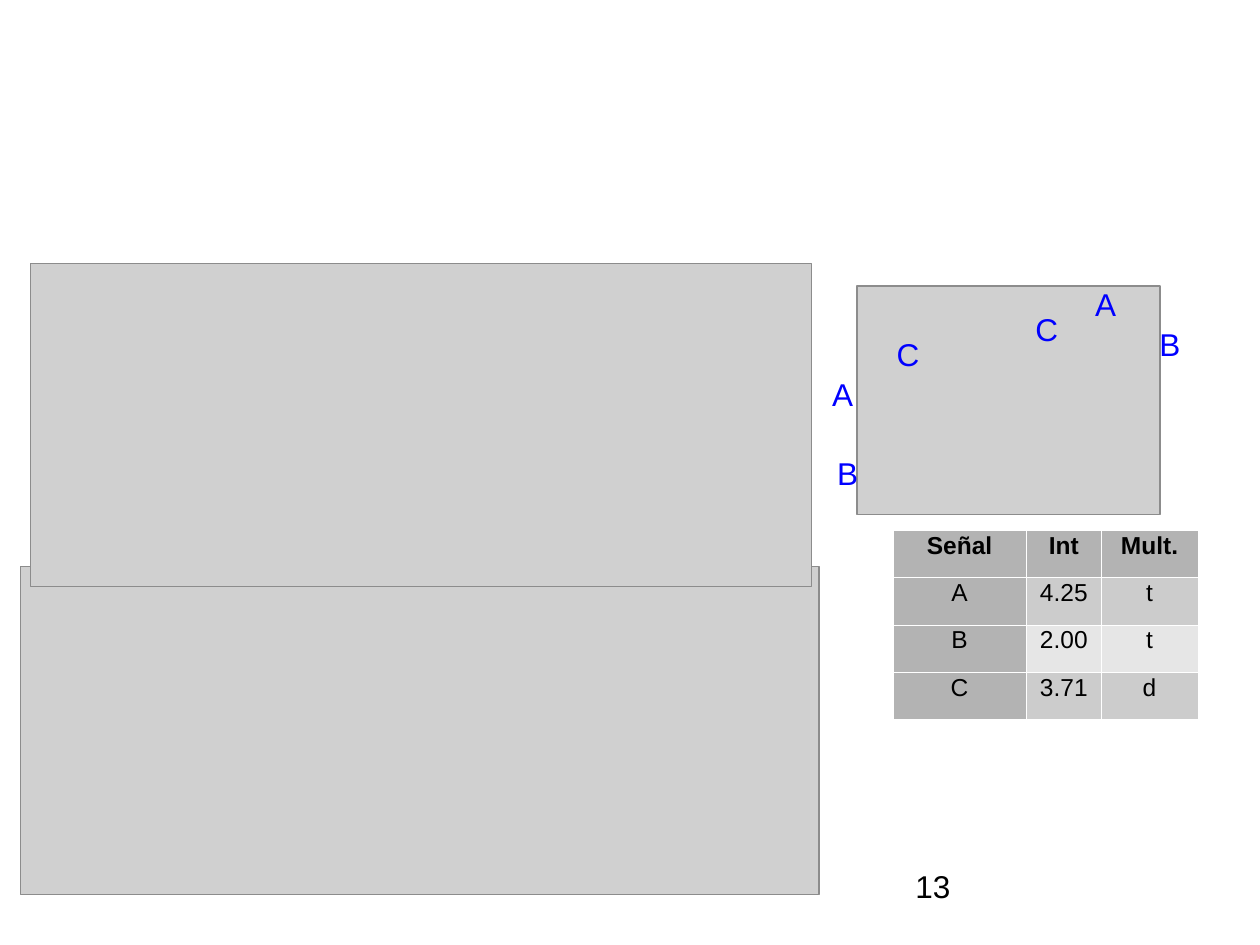
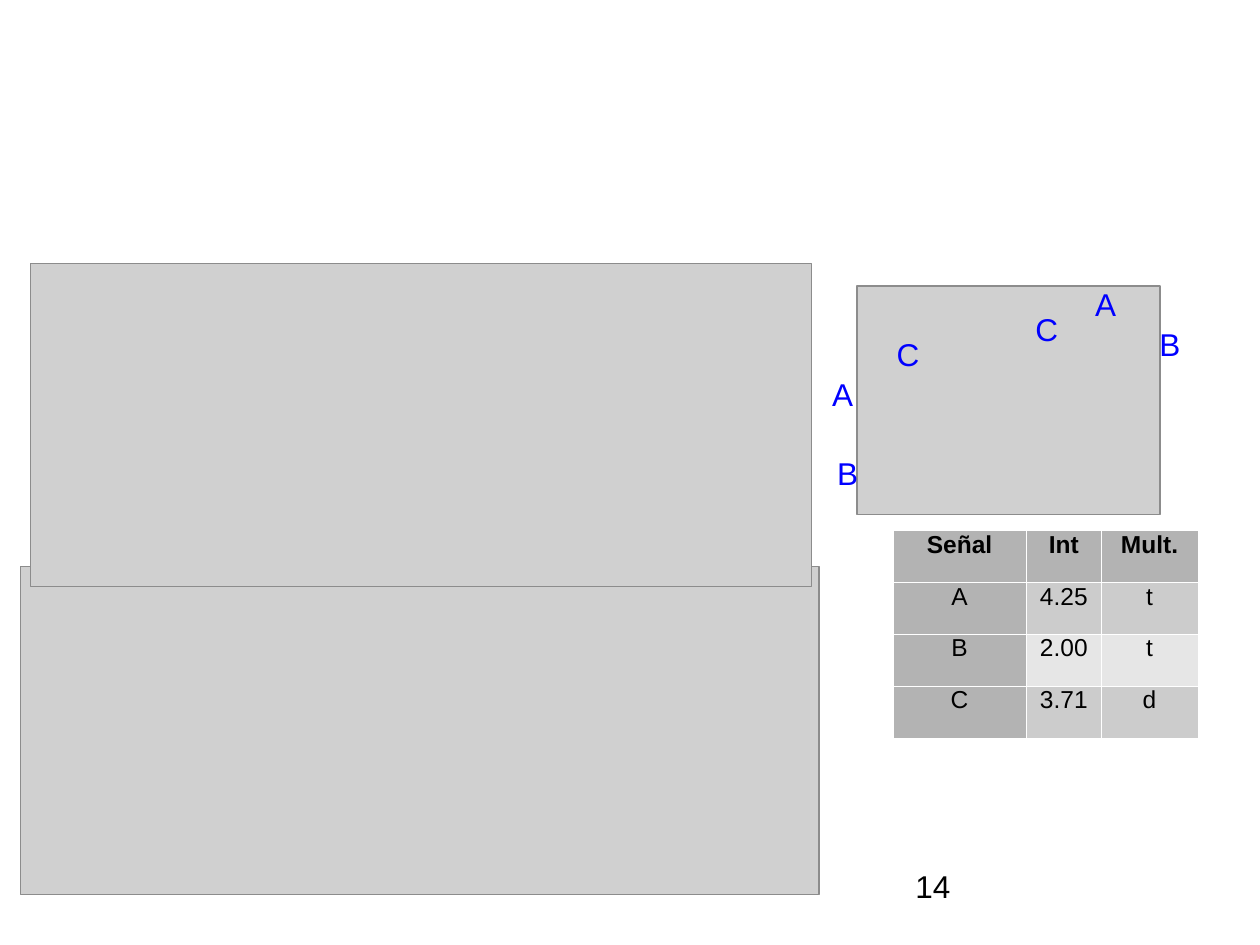
Before and after one commit to jsbarbosa/study-happiness, a slide deck: slide 14 of Lab Q. Avanzada/Organica/seminario/presentación.ppt (slide 13 before the commit). Drawn at 1260x945 pixels with LibreOffice and Linux fonts; fonts in the diff are those of the drawing; grey boxes stand for pictures; background and template pictures are left out. Boxes give left, top, right and bottom in pixels: in the first picture for what was removed or moved away, otherwise in the second. Text is boxed around its words. In the diff, an @@ line names an element or a change of style, - is before the commit and + after.

```diff
--- a/Lab Q. Avanzada/Organica/seminario/presentación.ppt
+++ b/Lab Q. Avanzada/Organica/seminario/presentación.ppt
@@ table at (x1=893, y1=530, x2=1198, y2=738) @@
@@ line spacing 0.81 to 0.76 @@
@@ page number at (x1=915, y1=876, x2=950, y2=898): text changed @@
-13
+14
```
Also in this commit, not shown: 4 other slides changed, 1 slide added, 10 other files.
